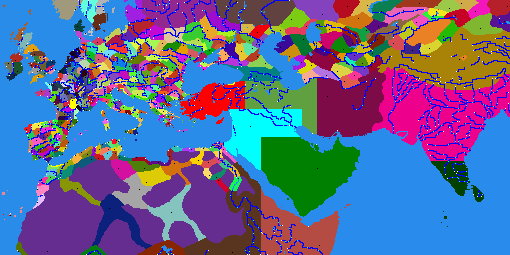
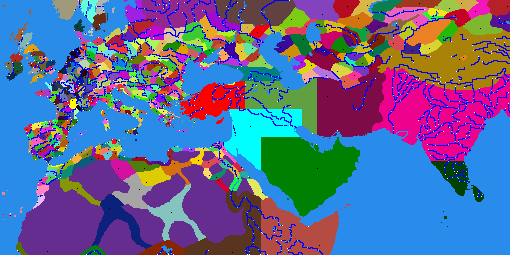
Layer changes from the first 510 x 255 image to the second:
painted on "map_regions" over 222, 152, 321, 223
